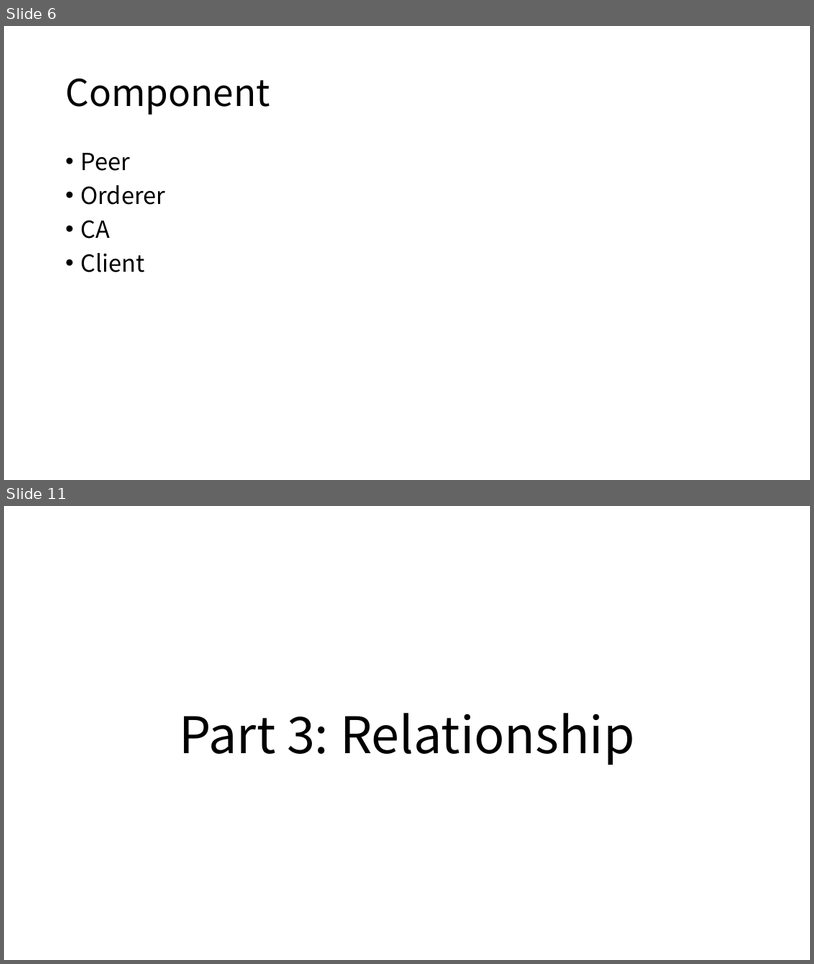
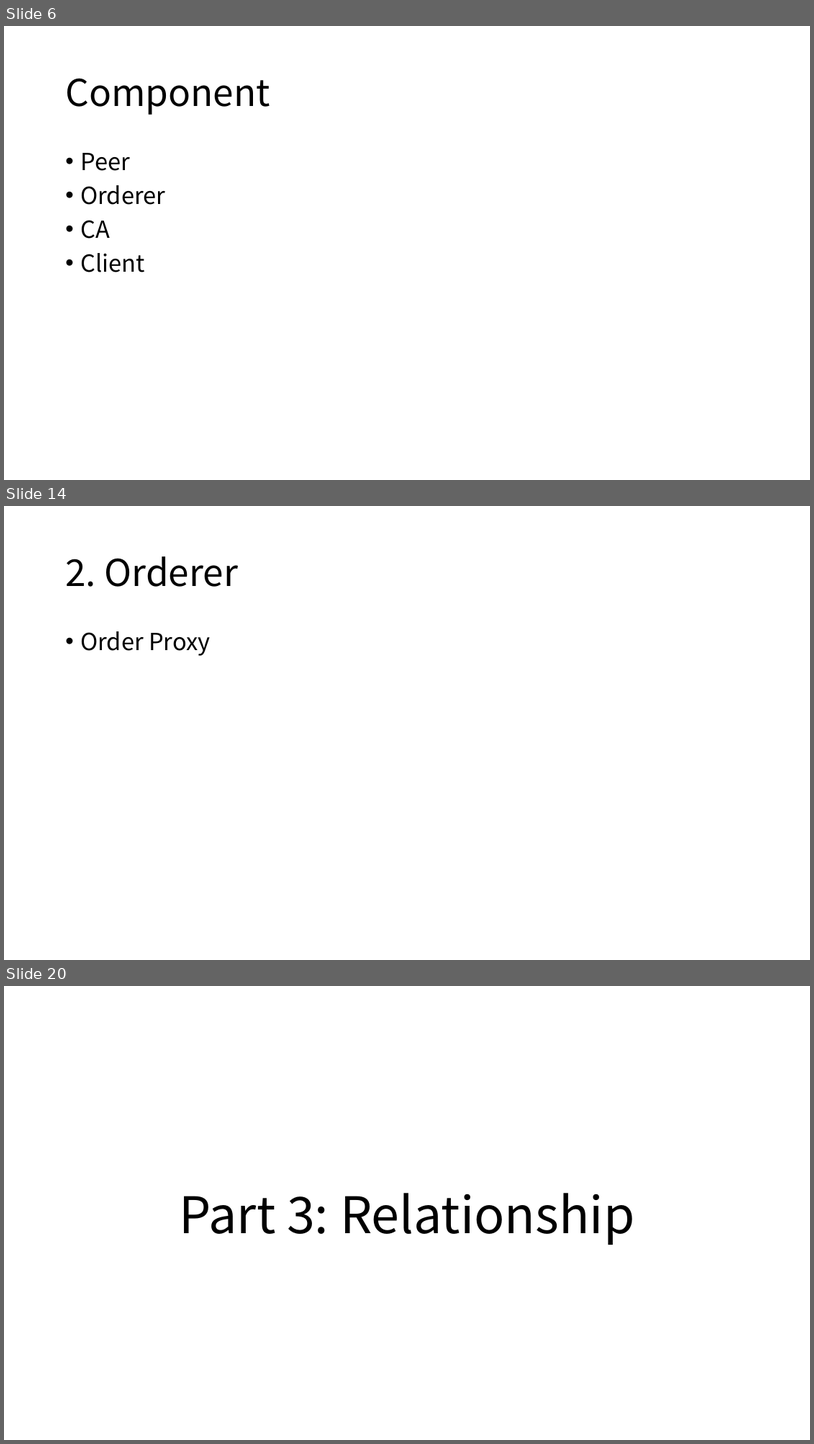
Before and after one commit to freekatz/Blockchain-Notes, a slide deck: fabric notes/【2020.12.26】Fabric Network Runtime Architecture.pptx. Shown one above the other, each under a label of ours: slides 6 and 11 before the commit, slides 6, 14 and 20 after it; the slides between them are not shown. The pictures are 814x964 and 814x1444 pixels, drawn with LibreOffice and Linux fonts; fonts in the diff are those of the drawing. Boxes give left, top, right and bottom in pixels: in the first picture for what was removed or moved away, otherwise in the second. Text is boxed around its words. In the diff, an @@ line names an element or a change of style, - is before the commit and + after.

```diff
--- a/fabric notes/【2020.12.26】Fabric Network Runtime Architecture.pptx
+++ b/fabric notes/【2020.12.26】Fabric Network Runtime Architecture.pptx
@@ slide 14 added at [4,506,810,960], background #FFFFFF @@
@@ title added at [65,556,238,587], 44 pt, text #000000 @@
+2. Orderer
@@ text added at [80,631,210,656], 28 pt, text #000000 @@
+• Order Proxy
@@ what was slide 11 is now slide 20 @@
```
Also in this commit, not shown: 4 slides changed, 8 other slides added, 4 other files.
